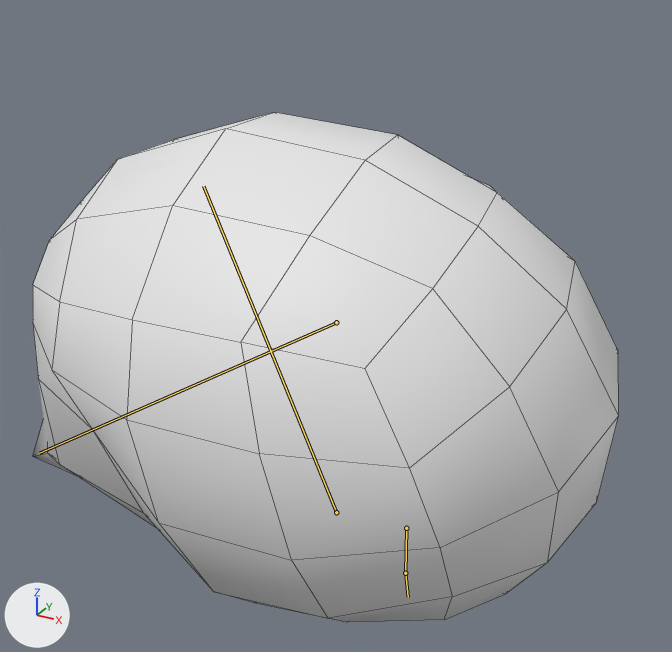
The FBX model Assets/Meshes/Enemies/Enemy_Innocent.fbx: old version first, new version second.
Camera for both pictures: a 50 mm camera at (0.625, -1.139, 1.017) aimed at (0.003, -0.009, 0.452). Arrows for +X, +Y and +Z are at lower left; the lights stay in place. Both versions are drawn at frame 1 of the action 'Innocent_Idle'; the numbers are the values there. The bones that change are drawn over the model as lines. Mesh edges are drawn as thin lines.

The first picture shows 'Enemy_Innocent'.
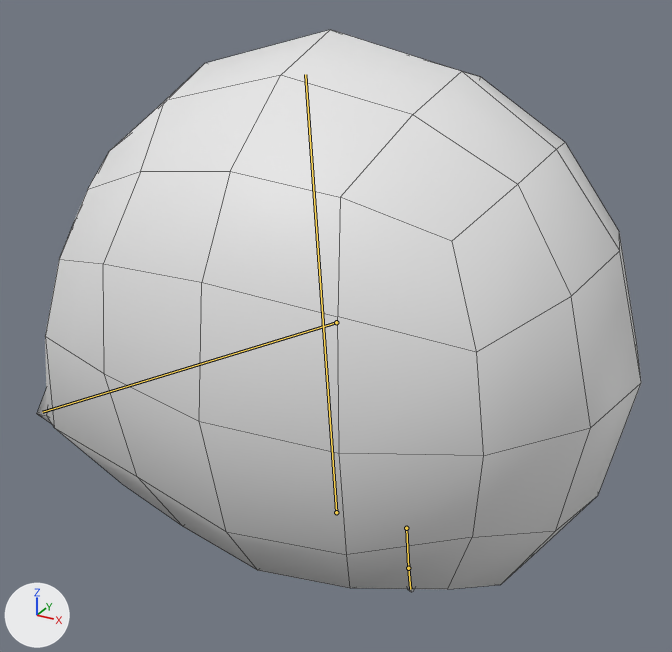
Location of each change, [x1, y1, x2, y2] in pixels of the pictures (672 x 652 px):
'Enemy_Innocent', posed (10% taller)
    before: [33, 112, 619, 622]
    after: [37, 30, 641, 592]
bone 'DEF_Body', root to tip
    before: (336, 512) to (203, 186)
    after: (336, 512) to (305, 74)
bone 'DEF_BodyTip', root to tip
    before: (336, 322) to (39, 453)
    after: (336, 322) to (42, 412)
bone 'DEF_Leg.L', root to tip
    before: (406, 528) to (405, 573)
    after: (406, 528) to (408, 568)
bone 'DEF_Foot.L', root to tip
    before: (405, 573) to (408, 597)
    after: (408, 568) to (410, 589)

The change, as a list of edits to the scene's bpy script:
```text
Change bone_def_body:
    where bone_def_body = bpy.data.objects['Innocent-Armature'].pose.bones['DEF_Body']  # child of 'CTR_BodyBase'
    bone_def_body.rotation_quaternion: (0.985, 0.152, -0.012, 0.075) -> (0.999, 0.031, 0.0, 0.016)  # degrees (17, -3, 8) -> degrees (4, 0, 2)
    bone_def_body.scale: (1.1, 0.83, 1.1) -> (1.03, 0.95, 1.03)
Change bone_def_bodytip:
    where bone_def_bodytip = bpy.data.objects['Innocent-Armature'].pose.bones['DEF_BodyTip']  # child of 'CTR_BodyBase'
    bone_def_bodytip.rotation_quaternion: (0.996, 0.053, -0.03, 0.061) -> (1.0, 0.015, -0.008, 0.017)  # degrees (6, -4, 7) -> degrees (2, -1, 2)
Change bone_def_leg_l:
    where bone_def_leg_l = bpy.data.objects['Innocent-Armature'].pose.bones['DEF_Leg.L']  # child of 'CTR_Root'
    bone_def_leg_l.rotation_quaternion: (1.0, 0.0, 0.0, -0.012) -> (0.996, 0.0, 0.0, -0.086)  # degrees (0, 0, -1) -> degrees (0, 0, -10)
Change bone_def_foot_l:
    where bone_def_foot_l = bpy.data.objects['Innocent-Armature'].pose.bones['DEF_Foot.L']  # child of 'DEF_Leg.L'
    bone_def_foot_l.rotation_quaternion: (0.997, -0.053, 0.035, 0.035) -> (0.995, 0.073, -0.048, -0.048)  # degrees (-6, 4, 4) -> degrees (9, -5, -6)
```
